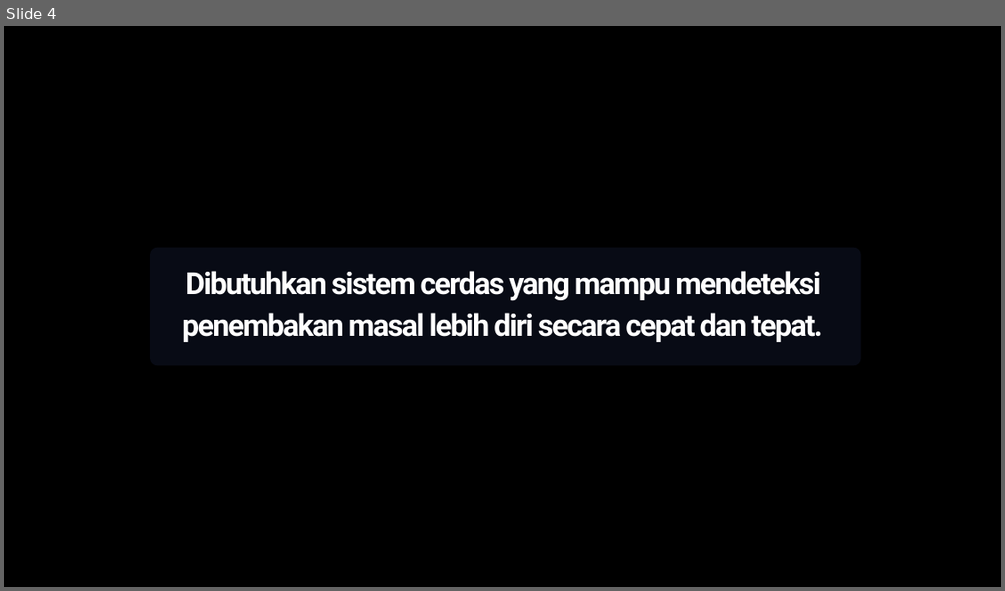
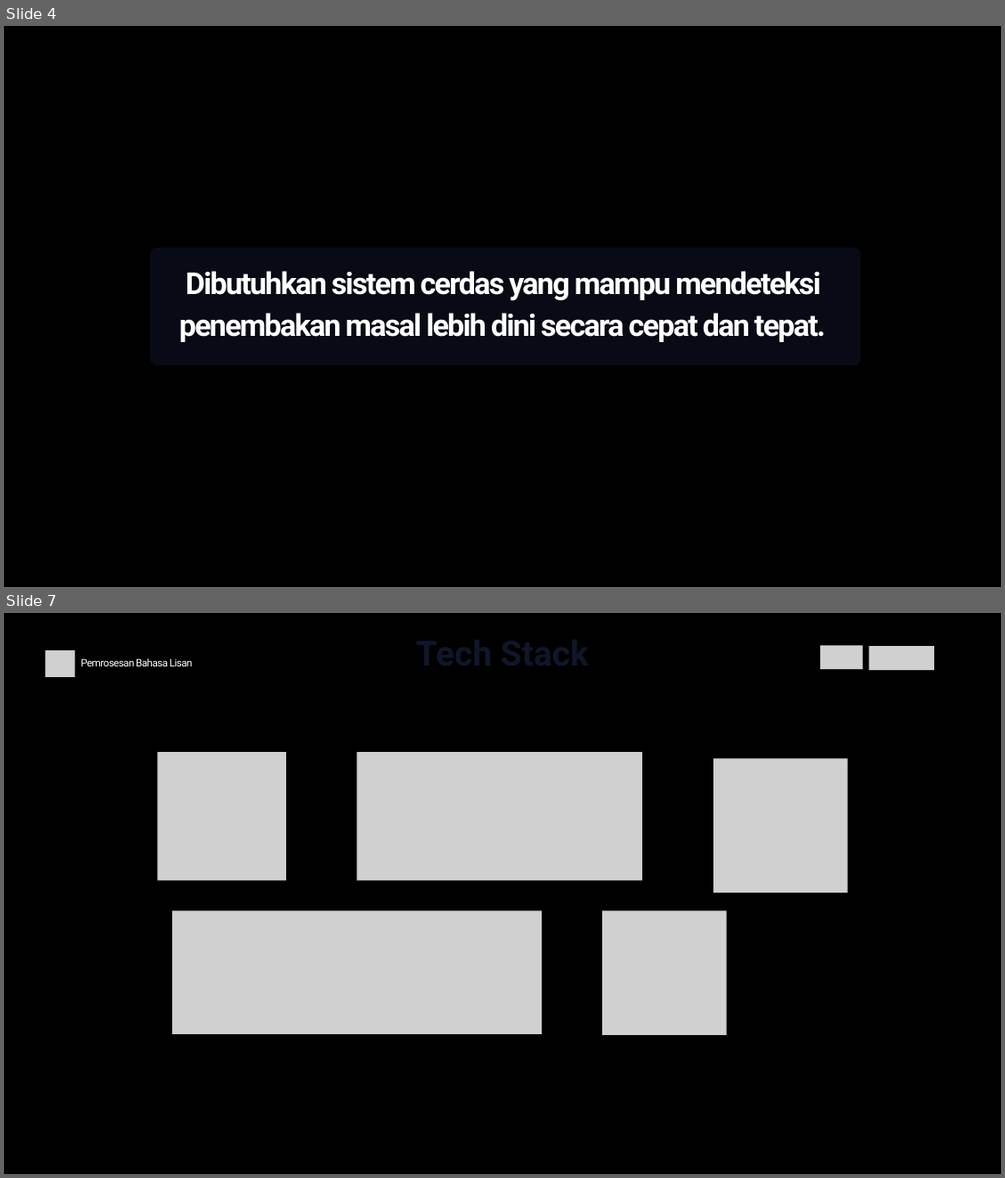
Before and after one commit to dhekmass12/mass-shooting-detector, a slide deck: Mass Shooting Detector.pptx. Shown one above the other, each under a label of ours: slide 4 before the commit, slides 4 and 7 after it; the slides between them are not shown. The pictures are 1005x591 and 1005x1178 pixels, drawn with LibreOffice and Linux fonts; fonts in the diff are those of the drawing; grey boxes stand for pictures; background and template pictures are left out. Boxes give left, top, right and bottom in pixels: in the first picture for what was removed or moved away, otherwise in the second. Text is boxed around its words. In the diff, an @@ line names an element or a change of style, - is before the commit and + after.

```diff
--- a/Mass Shooting Detector.pptx
+++ b/Mass Shooting Detector.pptx
@@ slide 7 added at (4,613,1001,1174), background #000000 @@
@@ picture added at (45,650,75,677) @@
@@ text added at (81,658,193,666), 15 pt, text #FFFFFF @@
+Pemrosesan Bahasa Lisan
@@ picture added at (820,645,862,669) @@
@@ picture added at (869,646,934,670) @@
@@ picture added at (157,752,286,881) @@
@@ picture added at (356,752,642,880) @@
@@ picture added at (713,759,848,892) @@
@@ picture added at (172,910,542,1034) @@
@@ picture added at (602,910,726,1035) @@
@@ slide 4 changed as well @@
@@ text at (179,271,825,342): text changed @@
-Dibutuhkan sistem cerdas yang mampu mendeteksi penembakan masal lebih diri secara cepat dan tepat.
+Dibutuhkan sistem cerdas yang mampu mendeteksi penembakan masal lebih dini secara cepat dan tepat.
```
Also in this commit, not shown: 5 other slides changed, 16 other slides added, 5 slides removed, 5 other files.
